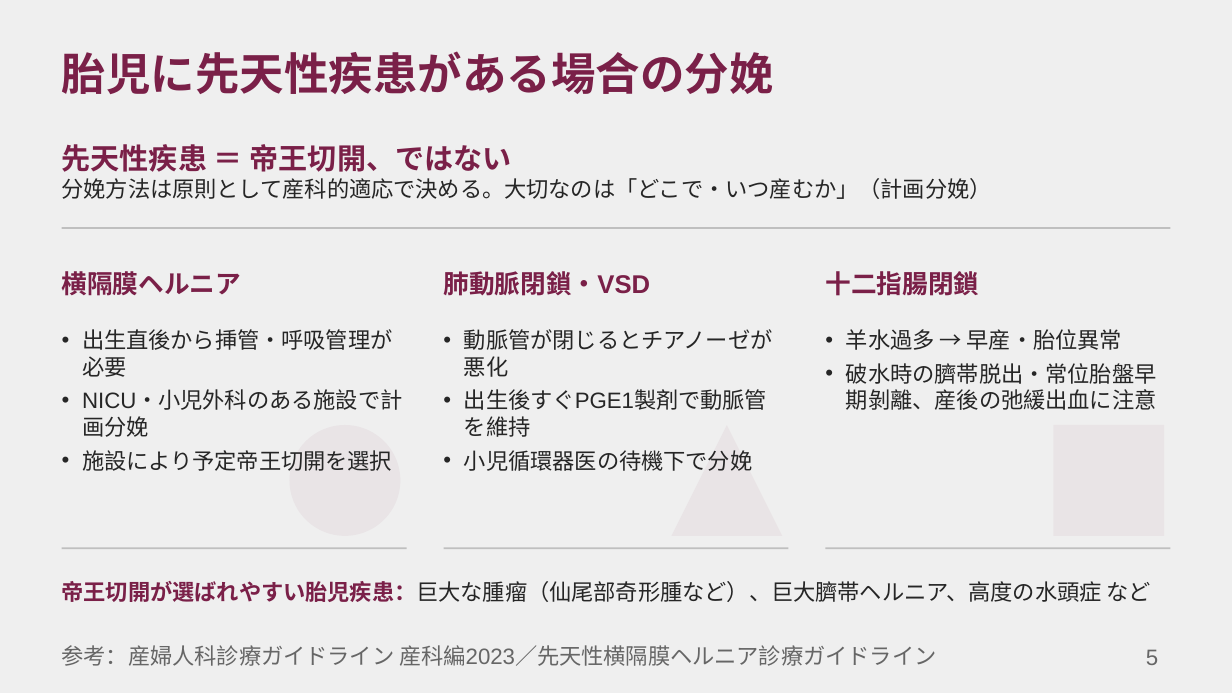
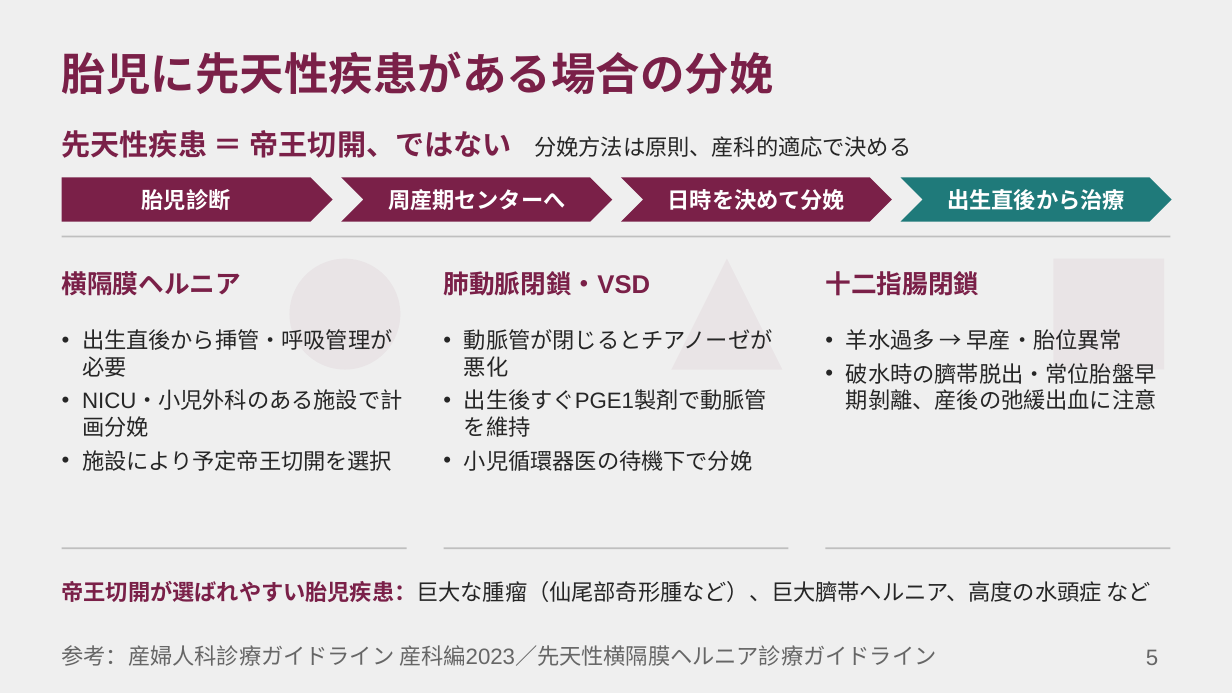
Before and after one commit to TNagate/boat-notify-render, a slide deck: slide 5 of slides/⑤帝王切開.pptx. Drawn at 1232x693 pixels with LibreOffice and Linux fonts; fonts in the diff are those of the drawing. Boxes give left, top, right and bottom in pixels: in the first picture for what was removed or moved away, otherwise in the second. Text is boxed around its words. In the diff, an @@ line names an element or a change of style, - is before the commit and + after.

```diff
--- a/slides/⑤帝王切開.pptx
+++ b/slides/⑤帝王切開.pptx
@@ text at (x1=62, y1=130, x2=911, y2=158): text changed @@
-先天性疾患 ＝ 帝王切開、ではない
-分娩方法は原則として産科的適応で決める。大切なのは「どこで・いつ産むか」（計画分娩）
+先天性疾患 ＝ 帝王切開、ではない 分娩方法は原則、産科的適応で決める
@@ pentagon arrow added at (x1=62, y1=177, x2=333, y2=222), fill #7A2048 @@
@@ chevron added at (x1=341, y1=177, x2=612, y2=222), fill #7A2048 @@
@@ chevron added at (x1=621, y1=177, x2=892, y2=222), fill #7A2048 @@
@@ chevron added at (x1=901, y1=177, x2=1172, y2=222), fill #1F7A7A @@
@@ text added at (x1=142, y1=189, x2=231, y2=210), 13 pt, text #FFFFFF, bold @@
+胎児診断
@@ text added at (x1=388, y1=189, x2=566, y2=210), 13 pt, text #FFFFFF, bold @@
+周産期センターへ
@@ text added at (x1=668, y1=189, x2=846, y2=210), 13 pt, text #FFFFFF, bold @@
+日時を決めて分娩
@@ text added at (x1=947, y1=189, x2=1125, y2=210), 13 pt, text #FFFFFF, bold @@
+出生直後から治療
@@ line moved from (62, 228) - (1170, 228) to (62, 237) - (1170, 237) @@
```
Also in this commit, not shown: 4 other slides changed.
